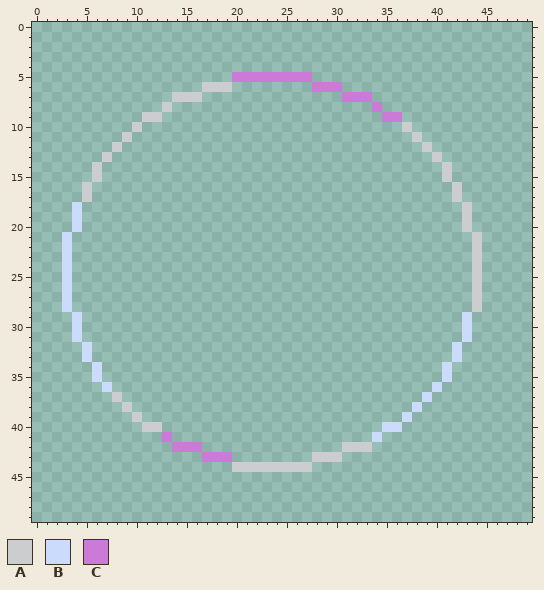
Two versions of one pixel-art file, assets/burbuja.aseprite. The picture above is the old version.
50x50 pixels, 1 frame.
Palette (. is transparent): A #cbcdce  B #cbdbfc  C #cb7bd7
The same view after the edit:
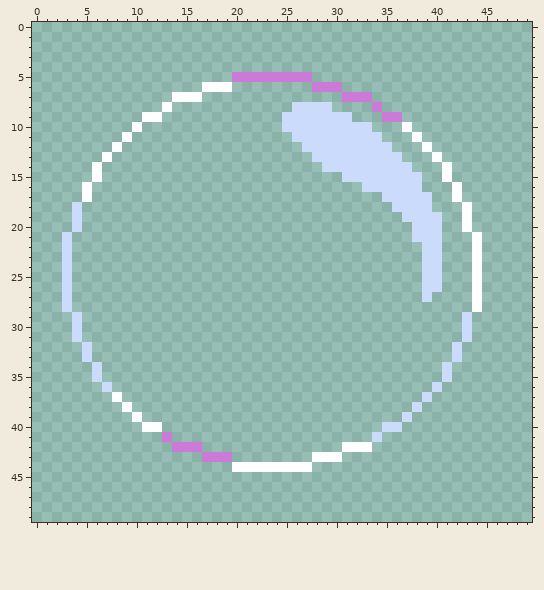
The edit:
@@ palette @@
-A #cbcdce
+A #ffffff
@@ x 23..42 @@
  7 ........CCC.........
- 8 ...........C........
- 9 ............CC......
-10 ..............A.....
-11 ...............A....
-12 ................A...
-13 .................A..
-14 ..................A.
-15 ..................A.
-16 ...................A
-17 ...................A
-18 ....................
-19 ....................
-20 ....................
-21 ....................
-22 ....................
-23 ....................
-24 ....................
-25 ....................
-26 ....................
-27 ....................
+ 8 ...BBBB....C........
+ 9 ..BBBBBBB...CC......
+10 ..BBBBBBBBB...A.....
+11 ...BBBBBBBBB...A....
+12 ....BBBBBBBBB...A...
+13 .....BBBBBBBBB...A..
+14 ......BBBBBBBBB...A.
+15 ........BBBBBBBB..A.
+16 ..........BBBBBB...A
+17 ............BBBBB..A
+18 .............BBBB...
+19 ..............BBBB..
+20 ...............BBB..
+21 ...............BBB..
+22 ................BB..
+23 ................BB..
+24 ................BB..
+25 ................BB..
+26 ................BB..
+27 ................B...
 28 ....................
Where, in picture pixels (left, top, right, bottom), the same in both pictures:
changed: (82, 82, 232, 202)
changed: (282, 102, 482, 312)
changed: (112, 392, 162, 432)
changed: (232, 442, 372, 472)
